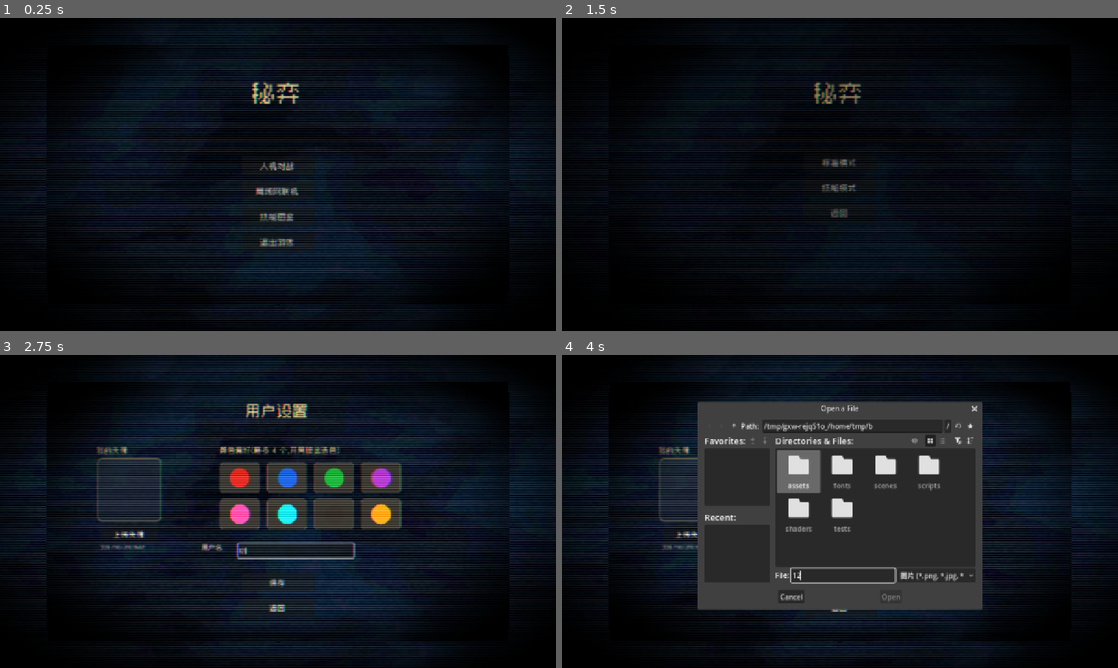
Above: before the commit, frames 1-4 (two rows, left to right).
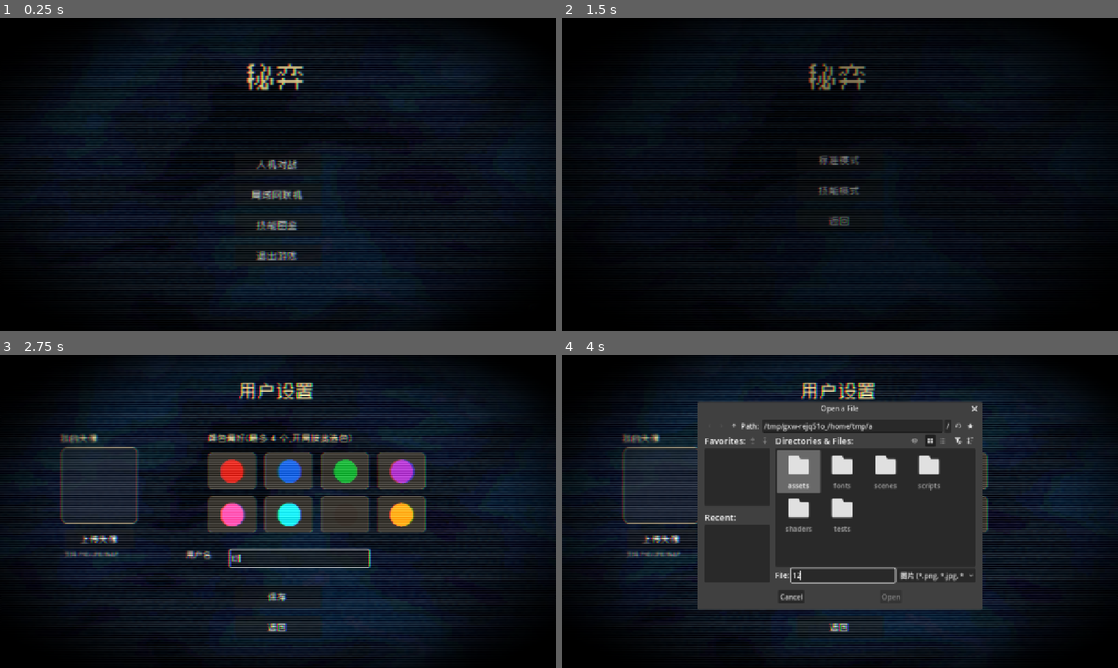
Above: after the commit, the same moments.

Repository: Lurongshika/ChessGame
Game: Godot game, scene res://scenes/main.tscn
Same seed, same stepped clock (60 frames per second), same inputs: the game is played once before the commit and once after it.
Inputs (mouse positions are in pixels of both pictures, inside the frame that each line leads up to):
- Up to frame 1 (0.25 s): no input
- Up to frame 2 (1.5 s): click "人机对战" at 0.5 s; click (1101, 312) at 1.27 s
- Up to frame 3 (2.75 s): click (300, 558) at 2.02 s; type "12" at 2.1 s
- Up to frame 4 (4 s): click "上传头像" at 2.75 s; click (845, 574) at 3.52 s; type "12" at 3.6 s

The runs differ from the first frame. In frame 1, 19% of the frame differs, in the area x 8-92%, y 8-92%; in frame 2, 3.3%; in frame 3, 34%; in frame 4, 14%.

Commit message:
CRT缩放改为1.0

Diff:
--- a/shaders/crt.gdshader
+++ b/shaders/crt.gdshader
@@ -15,7 +15,7 @@
 	uv = (uv - 0.5) * 2.0;
 	vec2 offset = abs(uv.yx) / vec2(max(curve_val, 1.0), max(curve_val, 1.0));
 	uv = uv + uv * offset * offset;
-	uv = uv * 1.2;  // 缩放(>1 画面缩小,能看到更多)
+	uv = uv * 1.0;  // 缩放(1.0 不额外缩放)
 	uv = (uv / 2.0) + 0.5;
 	return uv;
 }
